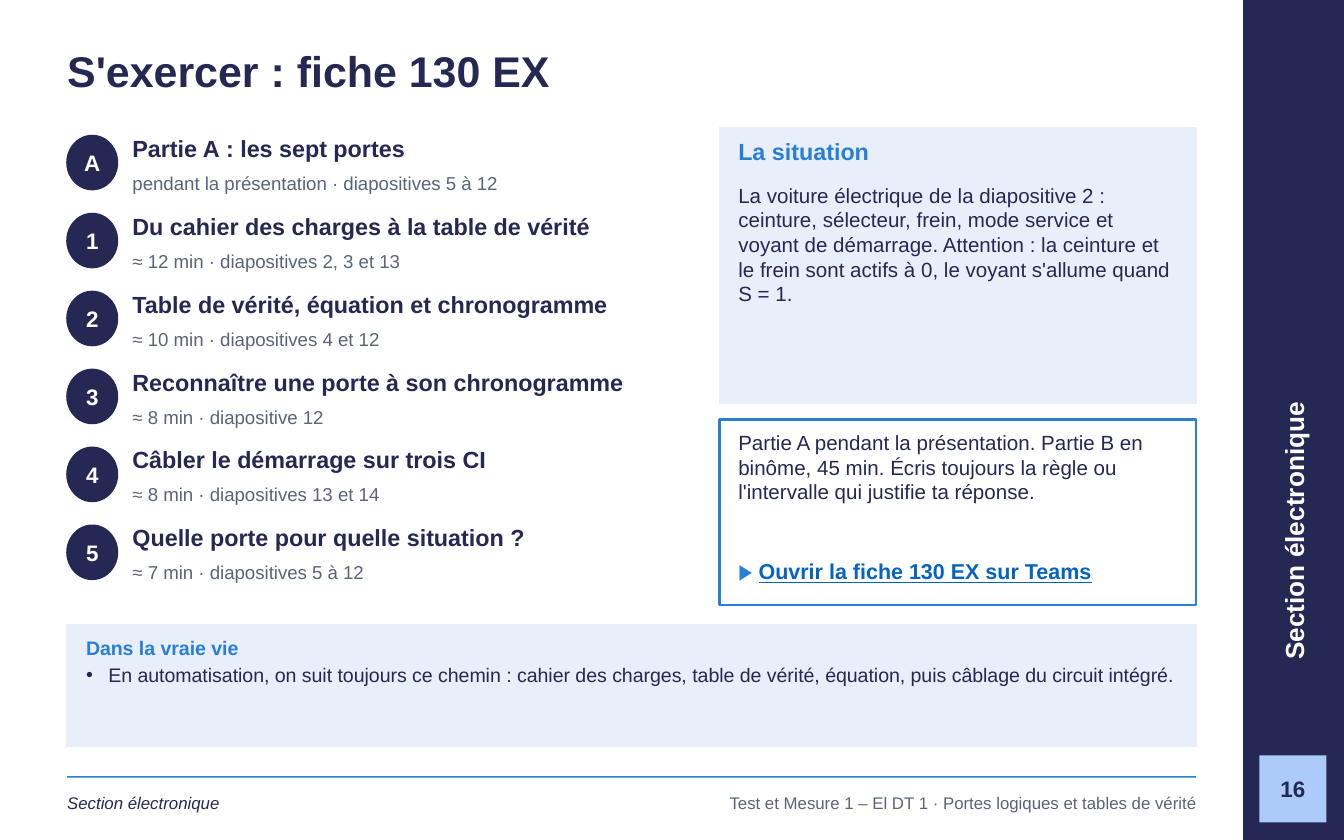
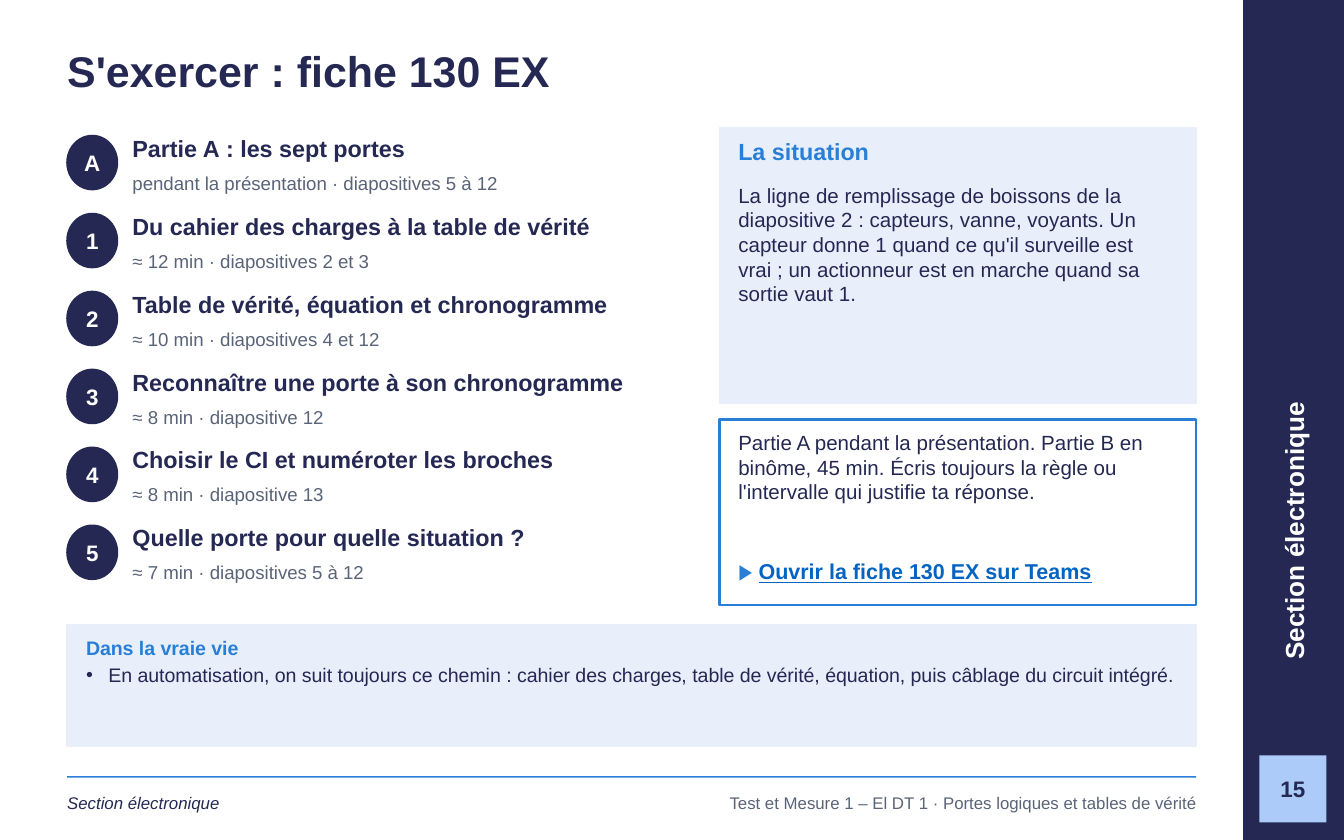
Before and after one commit to GlemoineETML/cours-etml, a slide deck: slide 15 of reference/tm1/semaine-1/120 Portes logiques et tables de vérité.pptx (slide 16 before the commit). Drawn at 1344x840 pixels with LibreOffice and Linux fonts; fonts in the diff are those of the drawing; background and template pictures are left out. Boxes give left, top, right and bottom in pixels: in the first picture for what was removed or moved away, otherwise in the second. Text is boxed around its words. In the diff, an @@ line names an element or a change of style, - is before the commit and + after.

```diff
--- a/reference/tm1/semaine-1/120 Portes logiques et tables de vérité.pptx
+++ b/reference/tm1/semaine-1/120 Portes logiques et tables de vérité.pptx
@@ text at <box>738,188,1140,301</box>: text changed @@
-La voiture électrique de la diapositive 2 : ceinture, sélecteur, frein, mode service et voyant de démarrage. Attention : la ceinture et le frein sont actifs à 0, le voyant s'allume quand S = 1.
+La ligne de remplissage de boissons de la diapositive 2 : capteurs, vanne, voyants. Un capteur donne 1 quand ce qu'il surveille est vrai ; un actionneur est en marche quand sa sortie vaut 1.
@@ text at <box>148,254,369,272</box>: text changed @@
-≈ 12 min · diapositives 2, 3 et 13
+≈ 12 min · diapositives 2 et 3
@@ text at <box>132,451,554,469</box>: text changed @@
-Câbler le démarrage sur trois CI
+Choisir le CI et numéroter les broches
@@ text at <box>148,487,324,505</box>: text changed @@
-≈ 8 min · diapositives 13 et 14
+≈ 8 min · diapositive 13
@@ page number at <box>1280,781,1305,797</box>: text changed @@
-16
+15
```
Also in this commit, not shown: 16 other slides changed, 1 slide removed, 4 other files.
